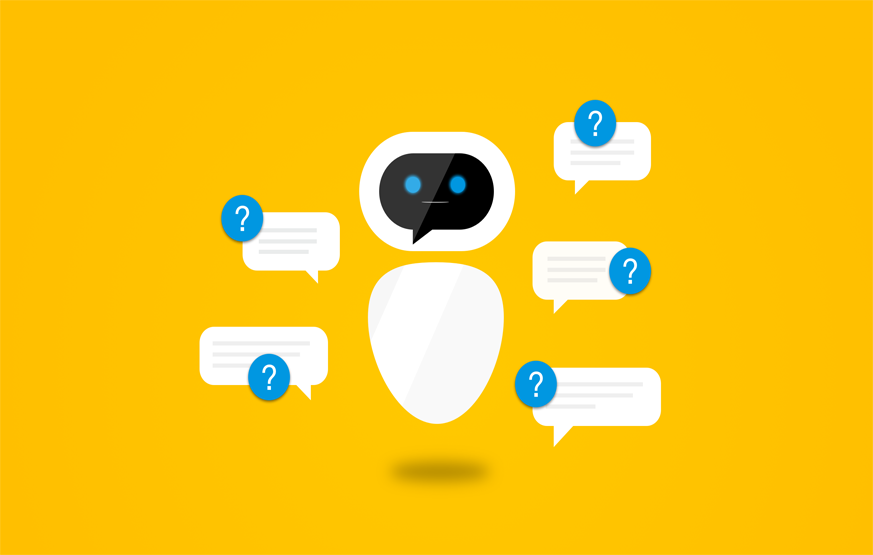
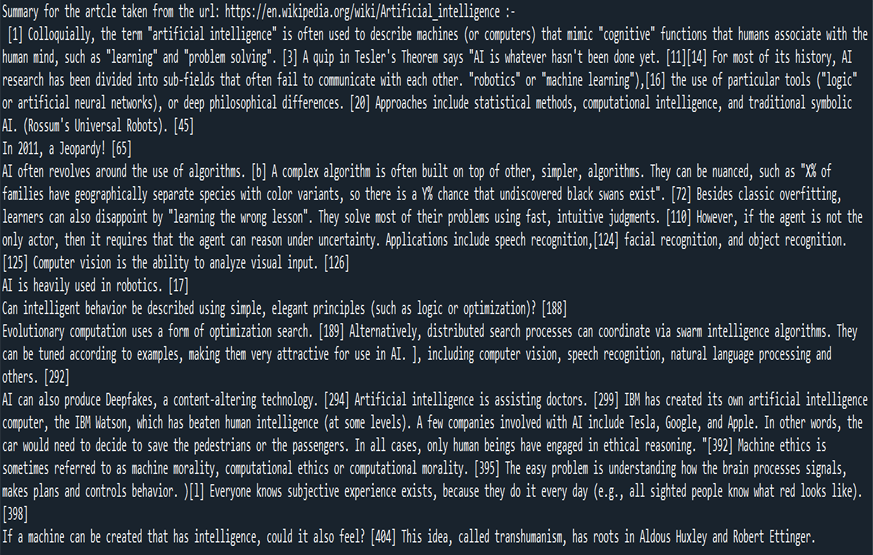
Two versions of the same layered image (873 × 555). Layer-by-layer changes:
added layer "Layer 4" above "Layer 3" over [0, 0, 873, 555]
hid "Layer 2" over [0, 0, 873, 555]
